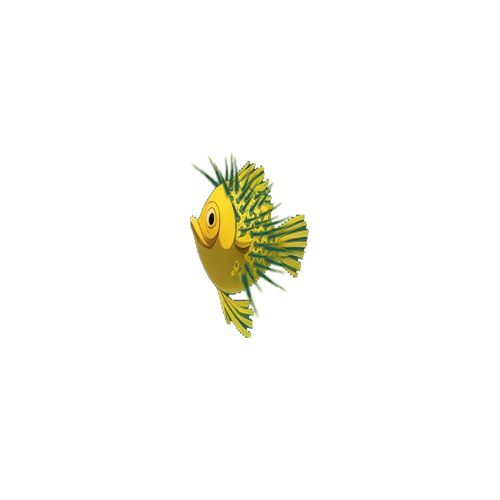
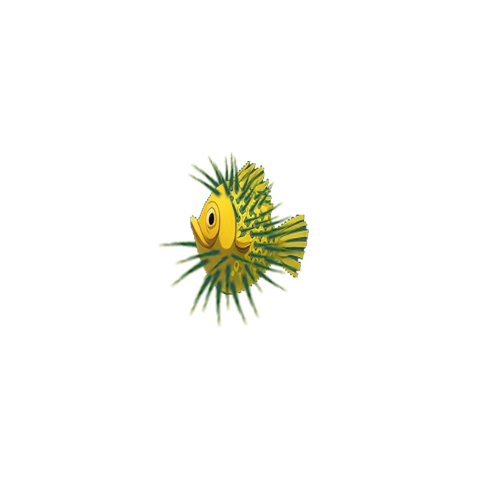
Before/after of a 500×500 layered artwork. What changed in the layer stack:
added layer "Слой 38" above "Слой 36" over (201, 252, 233, 282)
added layer "Слой 36" above "Слой 40" over (222, 260, 236, 313)
added layer "Слой 40" above "Слой 42" over (200, 265, 226, 315)
added layer "Слой 42" above "Слой 41" over (173, 245, 225, 267)
added layer "Слой 41" above "Слой 39" over (169, 254, 214, 289)
added layer "Слой 39" above "Слой 35" over (187, 269, 218, 317)
added layer "Слой 35" above "Слой 2" over (213, 276, 227, 329)
added layer "Слой 37" above "Слой 28" over (226, 251, 265, 270)
added layer "Слой 34" above "Слой 33" over (226, 276, 249, 328)
added layer "Слой 43" above "Слой 4" over (188, 172, 224, 200)
painted on "Слой 1" over (216, 290, 254, 339)
added layer "Слой 44" above "Фон" over (157, 240, 209, 252)
